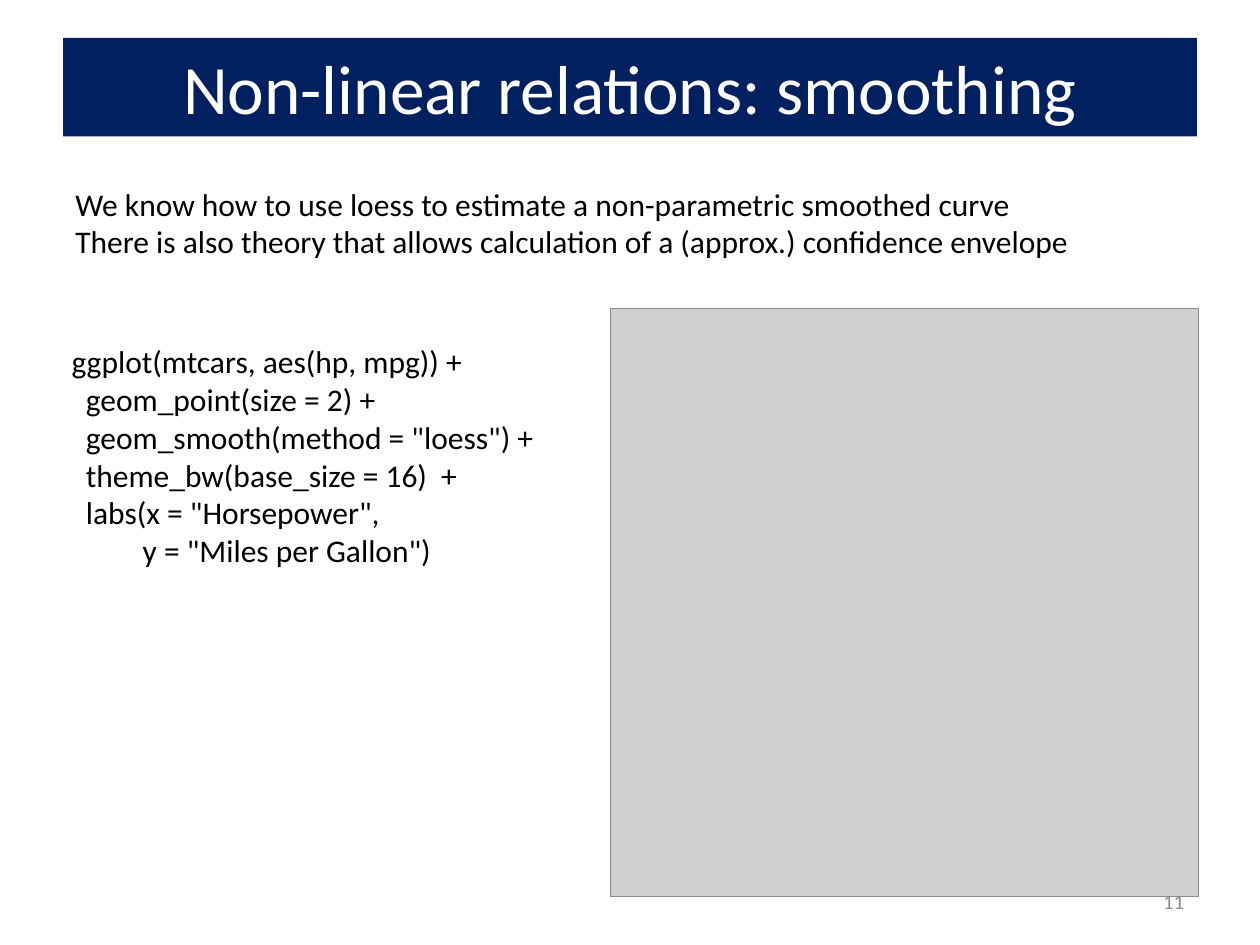
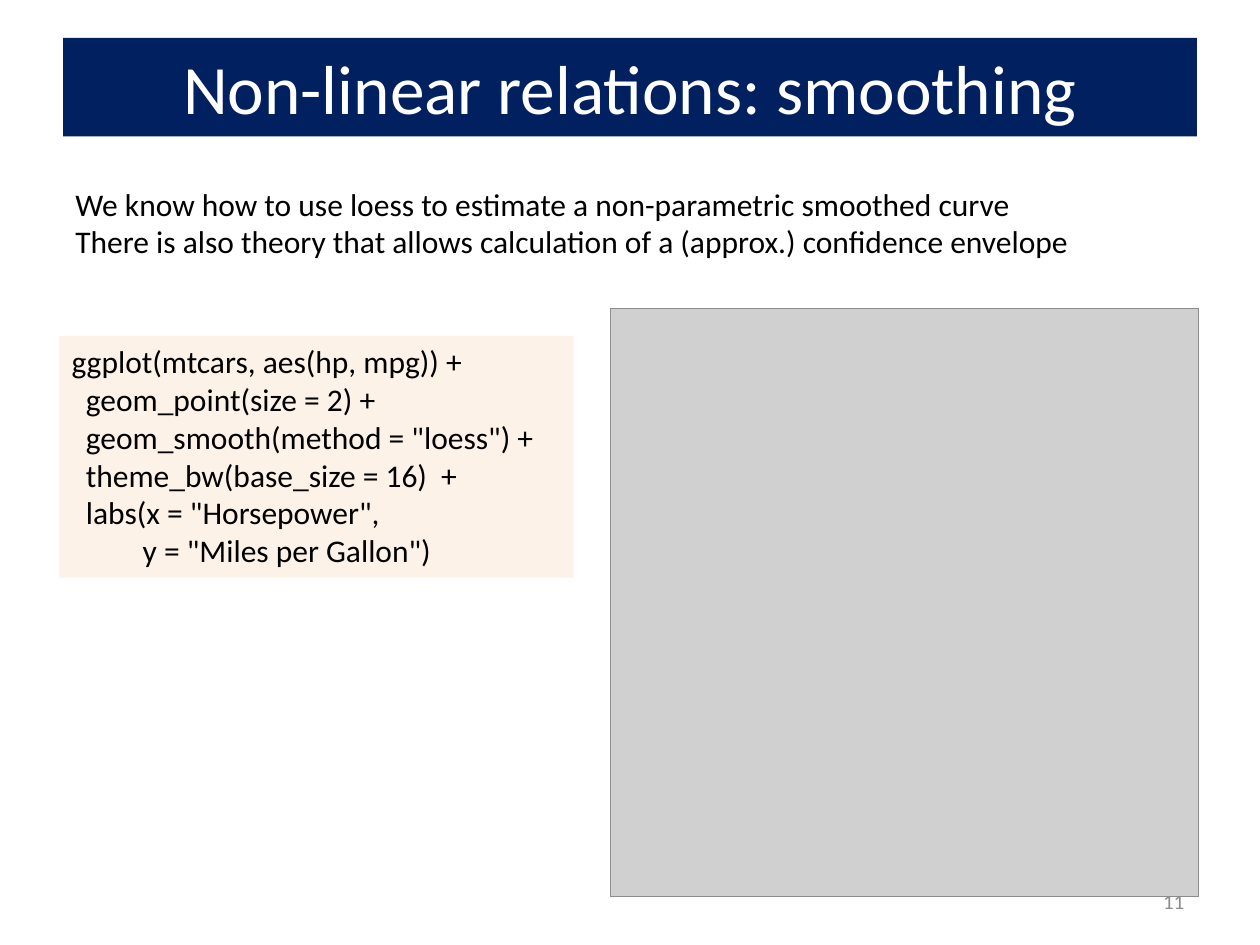
Before and after one commit to friendly/6135, a slide deck: slide 11 of lectures/bootstrap.pptx. Drawn at 1260x945 pixels with LibreOffice and Linux fonts; fonts in the diff are those of the drawing; grey boxes stand for pictures. Boxes give left, top, right and bottom in pixels: in the first picture for what was removed or moved away, otherwise in the second. Text is boxed around its words. In the diff, an @@ line names an element or a change of style, - is before the commit and + after.

```diff
--- a/lectures/bootstrap.pptx
+++ b/lectures/bootstrap.pptx
@@ rectangle "ggplot(mtcars, aes(hp, mpg)) +": place and size @@
-rectangle "ggplot(mtcars, aes(hp, mpg)) +" at box(72, 350, 510, 567)
+rectangle "ggplot(mtcars, aes(hp, mpg)) +" at box(59, 336, 573, 578)
@@ rectangle "ggplot(mtcars, aes(hp, mpg)) +" at box(59, 336, 573, 578): fill none to #FDEADA at 60% opacity @@
```
Also in this commit, not shown: 4 other slides changed, 7 other files.
